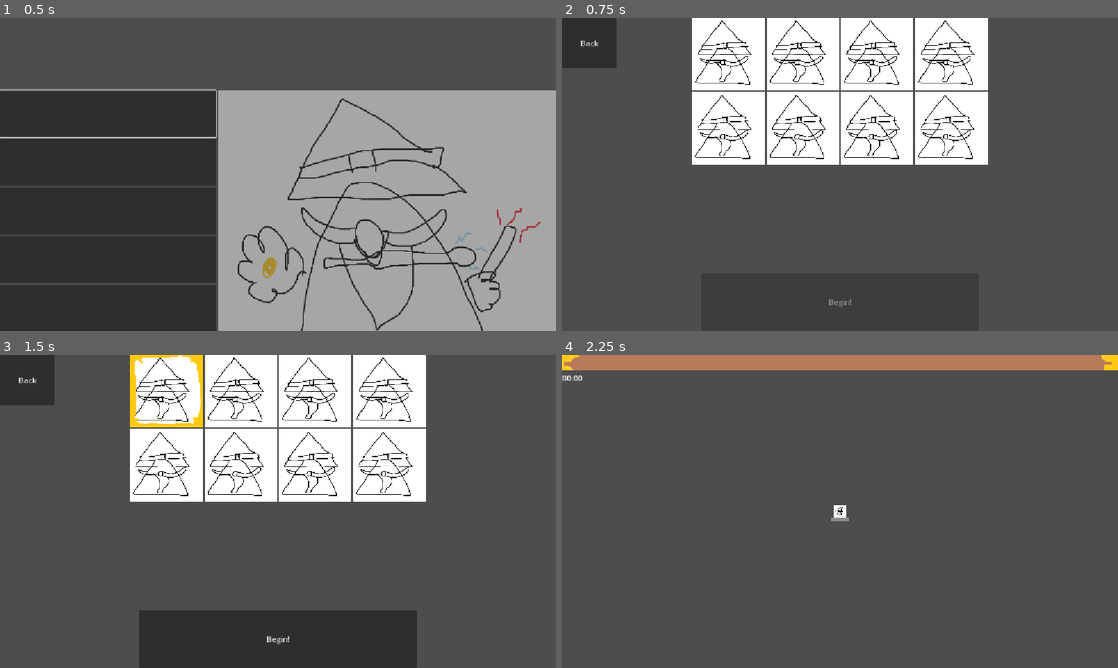
Above: before the commit, frames 1-4 (two rows, left to right).
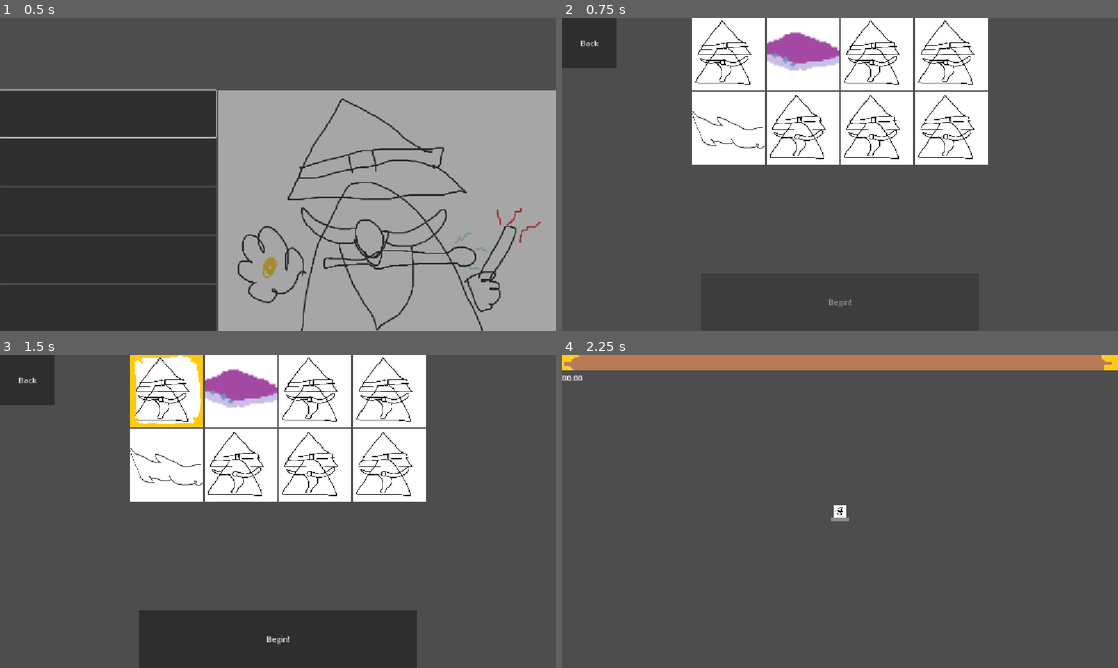
Above: after the commit, the same moments.

Repository: flowerFawn/XP-Based-Leveling
Game: Godot game, scene res://scenes/menu/main_menu.tscn
Same seed, same stepped clock (60 frames per second), same inputs: the game is played once before the commit and once after it. The engine's default icon, where the game draws it, is replaced by a stand-in: a white triangle on a blue panel in a dark square. Sound files missing from this copy of the repository are replaced by a short silence.
Inputs (mouse positions are in pixels of both pictures, inside the frame that each line leads up to):
- Up to frame 1 (0.5 s): no input
- Up to frame 2 (0.75 s): click (667, 115) at 0.5 s
- Up to frame 3 (1.5 s): click (166, 392) at 1.25 s
- Up to frame 4 (2.25 s): click "Begin!" at 2 s

Frame 1 is identical in both runs. In frame 2, 1.7% of the frame differs, in the area x 23-50%, y 0-46%; in frame 3, 1.7%; in frame 4, nothing differs.

Commit message:
added new magic item functionality
new characters also, sorta

Diff:
--- /dev/null
+++ b/resources/ability pools/standard.tres
@@ -0,0 +1,15 @@
+[gd_resource type="Resource" script_class="AbilityPool" load_steps=9 format=3 uid="uid://bpa7drmk0sban"]
+
+[ext_resource type="Script" uid="uid://i4vxs0c4oet7" path="res://scripts/resources/base resources/player_ability.gd" id="1_yyggw"]
+[ext_resource type="Script" uid="uid://cppbyt13invqd" path="res://scripts/resources/base resources/ability_pool.gd" id="2_8tfyf"]
+[ext_resource type="Resource" uid="uid://7vmgb80p33sl" path="res://resources/spell/shard_1.tres" id="2_y8ce4"]
+[ext_resource type="Resource" uid="uid://ciomfgvjduepp" path="res://resources/spell/bolt_1.tres" id="3_in45v"]
+[ext_resource type="Resource" uid="uid://dh4308dsgb1xc" path="res://resources/spell/earthquake_1.tres" id="4_mqlwa"]
+[ext_resource type="Resource" uid="uid://bb3wur6d4qxcf" path="res://resources/spell/windslash_1.tres" id="5_s4t2w"]
+[ext_resource type="Resource" uid="uid://cnpu8eq5ibo8b" path="res://resources/magic_items/crystal_collection_1.tres" id="6_8tevm"]
+[ext_resource type="Resource" uid="uid://buu4u5w3e3yf3" path="res://resources/magic_items/bnb_handbook_1.tres" id="7_ymv1d"]
+
+[resource]
+script = ExtResource("2_8tfyf")
+abilities = Array[ExtResource("1_yyggw")]([ExtResource("2_y8ce4"), ExtResource("3_in45v"), ExtResource("4_mqlwa"), ExtResource("5_s4t2w"), ExtResource("6_8tevm"), ExtResource("7_ymv1d")])
+metadata/_custom_type_script = "uid://cppbyt13invqd"
--- a/resources/characters/archmage.tres
+++ b/resources/characters/archmage.tres
@@ -10,6 +10,7 @@
 
 [resource]
 script = ExtResource("1_bsn0i")
+name = "Archmage"
 starting_ability_pool = ExtResource("4_62uj4")
 starting_spell = ExtResource("3_3fcys")
 starting_magic_item = ExtResource("2_gurd5")
--- /dev/null
+++ b/resources/characters/shard.tres
@@ -0,0 +1,16 @@
+[gd_resource type="Resource" script_class="Character" load_steps=6 format=3 uid="uid://1p35pb8pnkv7"]
+
+[ext_resource type="Texture2D" uid="uid://n0tbfppan7pj" path="res://assets/placeholders/shard.png" id="1_o8s6k"]
+[ext_resource type="Script" uid="uid://dse7vf0l5vfv0" path="res://scripts/resources/base resources/character.gd" id="1_orhn5"]
+[ext_resource type="Resource" uid="uid://bpa7drmk0sban" path="res://resources/ability pools/standard.tres" id="3_q8oqf"]
+[ext_resource type="Resource" uid="uid://cmuy48b8p10l" path="res://resources/spell/magic_revolver_1.tres" id="4_xv5lu"]
+[ext_resource type="Resource" uid="uid://7vmgb80p33sl" path="res://resources/spell/shard_1.tres" id="5_8xpge"]
+
+[resource]
+script = ExtResource("1_orhn5")
+name = "Sterling"
+starting_ability_pool = ExtResource("3_q8oqf")
+starting_spell = ExtResource("5_8xpge")
+starting_magic_item = ExtResource("4_xv5lu")
+icon = ExtResource("1_o8s6k")
+metadata/_custom_type_script = "uid://dse7vf0l5vfv0"
--- /dev/null
+++ b/resources/characters/windslash.tres
@@ -0,0 +1,15 @@
+[gd_resource type="Resource" script_class="Character" load_steps=6 format=3 uid="uid://bon0kci1aeje0"]
+
+[ext_resource type="Script" uid="uid://dse7vf0l5vfv0" path="res://scripts/resources/base resources/character.gd" id="1_jfa2w"]
+[ext_resource type="Texture2D" uid="uid://ciyc5edifs2db" path="res://assets/placeholders/windslash.png" id="1_u616n"]
+[ext_resource type="Resource" uid="uid://bpa7drmk0sban" path="res://resources/ability pools/standard.tres" id="3_idsvq"]
+[ext_resource type="Resource" uid="uid://buu4u5w3e3yf3" path="res://resources/magic_items/bnb_handbook_1.tres" id="4_ar3qq"]
+[ext_resource type="Resource" uid="uid://bb3wur6d4qxcf" path="res://resources/spell/windslash_1.tres" id="5_vg6yu"]
+
+[resource]
+script = ExtResource("1_jfa2w")
+starting_ability_pool = ExtResource("3_idsvq")
+starting_spell = ExtResource("5_vg6yu")
+starting_magic_item = ExtResource("4_ar3qq")
+icon = ExtResource("1_u616n")
+metadata/_custom_type_script = "uid://dse7vf0l5vfv0"
--- a/resources/spell/bolt_1.tres
+++ b/resources/spell/bolt_1.tres
@@ -13,6 +13,7 @@
 damage = 9.0
 projectile_speed = 40.0
 projectile_pierce = 1
+multi_projectile_delay = 0.1
 shape = SubResource("CircleShape2D_w25f6")
 texture = ExtResource("3_v0md5")
 next_upgrade = ExtResource("1_v0md5")
--- a/resources/spell/bolt_2.tres
+++ b/resources/spell/bolt_2.tres
@@ -13,6 +13,7 @@
 damage = 10.0
 projectile_speed = 40.0
 projectile_pierce = 1
+multi_projectile_delay = 0.1
 shape = SubResource("CircleShape2D_y6wjd")
 texture = ExtResource("2_tm2tl")
 level_description = "Increased damage"
--- a/resources/spell/bolt_3.tres
+++ b/resources/spell/bolt_3.tres
@@ -12,6 +12,7 @@
 damage = 10.0
 projectile_speed = 40.0
 projectile_pierce = 1
+multi_projectile_delay = 0.1
 shape = SubResource("CircleShape2D_y6wjd")
 texture = ExtResource("2_ivx7u")
 level_description = "Lower Cooldown"
--- /dev/null
+++ b/resources/spell/magic_revolver_1.tres
@@ -0,0 +1,9 @@
+[gd_resource type="Resource" script_class="MIMagicalRevolver" load_steps=3 format=3 uid="uid://cmuy48b8p10l"]
+
+[ext_resource type="Script" uid="uid://bfk2l7r80cua0" path="res://scripts/resources/inherited resources/magic items/usable/magic_revolver.gd" id="1_7wp3f"]
+[ext_resource type="Resource" uid="uid://pav17delc8ek" path="res://resources/spell/magic_revolver_2.tres" id="1_x46nu"]
+
+[resource]
+script = ExtResource("1_7wp3f")
+next_upgrade = ExtResource("1_x46nu")
+metadata/_custom_type_script = "uid://bfk2l7r80cua0"
--- /dev/null
+++ b/resources/spell/magic_revolver_2.tres
@@ -0,0 +1,10 @@
+[gd_resource type="Resource" script_class="MIMagicalRevolver" load_steps=2 format=3 uid="uid://pav17delc8ek"]
+
+[ext_resource type="Script" uid="uid://bfk2l7r80cua0" path="res://scripts/resources/inherited resources/magic items/usable/magic_revolver.gd" id="1_xkigi"]
+
+[resource]
+script = ExtResource("1_xkigi")
+extra_projectiles = 2
+level = 2
+rarity = 2
+metadata/_custom_type_script = "uid://bfk2l7r80cua0"
--- a/resources/spell/windslash_1.tres
+++ b/resources/spell/windslash_1.tres
@@ -12,7 +12,14 @@
 cooldown = 1.5
 damage = 10.0
 projectile_speed = 400.0
+projectile_count = null
+projectile_pierce = null
+multi_projectile_delay = null
 shape = SubResource("RectangleShape2D_f44ng")
 texture = ExtResource("2_b0tia")
+visual_scale = null
+level_description = null
+level = null
+rarity = null
 next_upgrade = ExtResource("1_iunwg")
 metadata/_custom_type_script = "uid://cpkamubmxnpfa"
--- a/resources/spell/windslash_2.tres
+++ b/resources/spell/windslash_2.tres
@@ -11,6 +11,8 @@
 cooldown = 1.5
 damage = 10.0
 projectile_speed = 200.0
+projectile_count = 2
+multi_projectile_delay = 0.5
 shape = SubResource("RectangleShape2D_f44ng")
 texture = ExtResource("2_4ihi7")
 level_description = "Attacks a second time"
--- a/scenes/menu/character_select.tscn
+++ b/scenes/menu/character_select.tscn
@@ -1,9 +1,11 @@
-[gd_scene load_steps=5 format=3 uid="uid://caihircp2d6qc"]
+[gd_scene load_steps=7 format=3 uid="uid://caihircp2d6qc"]
 
 [ext_resource type="Script" uid="uid://do146oyuisrlu" path="res://scripts/menu/character_select_menu.gd" id="1_0frw4"]
 [ext_resource type="Theme" uid="uid://cdjlu0ryhrw2y" path="res://resources/built-in/themes/character_select.tres" id="1_vffxf"]
 [ext_resource type="Script" uid="uid://bd3o2cswmjmgn" path="res://scripts/controls/character_select_button.gd" id="2_fts7l"]
 [ext_resource type="Resource" uid="uid://ml6ajkpkur4j" path="res://resources/characters/archmage.tres" id="2_vffxf"]
+[ext_resource type="Resource" uid="uid://1p35pb8pnkv7" path="res://resources/characters/shard.tres" id="5_0frw4"]
+[ext_resource type="Resource" uid="uid://bon0kci1aeje0" path="res://resources/characters/windslash.tres" id="6_nbeft"]
 
 [node name="CanvasLayer" type="CanvasLayer"]
 
@@ -45,7 +47,7 @@
 action_mode = 0
 expand_icon = true
 script = ExtResource("2_fts7l")
-represents_character = ExtResource("2_vffxf")
+represents_character = ExtResource("5_0frw4")
 metadata/_custom_type_script = "uid://bd3o2cswmjmgn"
 
 [node name="CharacterSelectButton3" type="Button" parent="CharacterSelect/GridContainer"]
@@ -75,7 +77,7 @@
 action_mode = 0
 expand_icon = true
 script = ExtResource("2_fts7l")
-represents_character = ExtResource("2_vffxf")
+represents_character = ExtResource("6_nbeft")
 metadata/_custom_type_script = "uid://bd3o2cswmjmgn"
 
 [node name="CharacterSelectButton6" type="Button" parent="CharacterSelect/GridContainer"]
--- a/scripts/player.gd
+++ b/scripts/player.gd
@@ -81,9 +81,11 @@
 #region ABILITIES
 ##Actually creates the spellhandler and starts the casting loop
 func start_spell(spell:Spell) -> void:
-	var new_spellhandler = SpellHandler.new(spell)
+	var new_spellhandler:SpellHandler = SpellHandler.new(spell)
+	spell.player = self
+	spell.spell_handler = new_spellhandler
+	spells[spell] = new_spellhandler
 	add_child(new_spellhandler, true)
-	spells[spell] = new_spellhandler
 
 ##Removes a spell and stops it running. mainly used for lower upgrades of spells
 func remove_spell(spell:Spell) -> void:
--- a/scripts/resources/base resources/magic_item.gd
+++ b/scripts/resources/base resources/magic_item.gd
@@ -5,7 +5,9 @@
 ##Different magic items can have different effects, generally done through different functions
 ##These should only be implemented if they are used by the magic item
 ##They should take a single value, if to be used in run_through_magic_items
+##Any functions of this kind will start with affect_
 ##affect_incoming_damage(prior_damage:float) -> float: - affects damage done to the player
 ##affect_outgoing_damage(prior_damage:float -> float: - affects damage outgoing from a spell or projectile
+##Others should be self explanatory, or be implemented as the magic item is designed
 
 @export var application_order:int = 1
--- a/scripts/resources/base resources/spell.gd
+++ b/scripts/resources/base resources/spell.gd
@@ -2,7 +2,6 @@
 class_name Spell
 ##The resource used for spells that are repeatedly cast as attacks. Contains the functions to cast the spell.
 ##These variables tend to be used differently by different spells, and not all fields will be used by all spells.
-
 
 @export_group("Effects")
 ##Time in seconds between the cast being called. if this is set to 0, it will only be cast once
@@ -11,7 +10,9 @@
 ##How quickly a projectile travels. May also be used for the length of a shapecast
 @export var projectile_speed:float
 ##How many projectiles are created, per cast
-@export var projectile_count:int = 1
+@export var projectile_count:int = 1:
+	get:
+		return SpellShop.run_through_magic_items(projectile_count, &"affect_projectile_count")
 ##How many enemies a projectile can pierce through before disappearing. If set to zero this is infinite
 @export var projectile_pierce:int = 0
 ##An option delay between the creation of multiple projectiles in the same casting, in seconds.
@@ -25,11 +26,11 @@
 @export var visual_scale:float = 1
 
 
+var spell_handler:SpellHandler
+var player:Player
 
-func cast(player:Player, spell_handler:SpellHandler) -> void:
+func cast() -> void:
 	print("A")
-
-
 #region USEFUL SPELL FUNCTIONS
 
 func get_random_angle_vector() -> Vector2:
@@ -38,7 +39,9 @@
 func get_direction_to_nearest_enemy() -> Vector2:
 	return GameInfo.player_position.direction_to(GameInfo.closest_enemy_to_player_point)
 
-
+##you need to await this function if you want to await it
+func wait_time(time:float) -> void:
+	await spell_handler.get_tree().create_timer(time).timeout
 
 
 
--- /dev/null
+++ b/scripts/resources/inherited resources/magic items/usable/magic_revolver.gd
@@ -0,0 +1,13 @@
+extends MagicItem
+class_name MIMagicalRevolver
+
+##The amount of extra projectiles created
+@export var extra_projectiles:int = 1
+
+func _init() -> void:
+	base_description = "A magical firearm, that through the ancient art of fanning the hammer,
+	increases how many projectiles you can create in a single casting of a spell"
+	ability_name = "Magical Revolver"
+
+func affect_projectile_count(previous_count:int) -> int:
+	return previous_count + extra_projectiles
--- a/scripts/resources/inherited resources/spells/s_bolt.gd
+++ b/scripts/resources/inherited resources/spells/s_bolt.gd
@@ -5,11 +5,12 @@
 	ability_name = "Bolt"
 	base_description = "Shoots a bolt"
 
-func cast(player:Player, spell_handler:SpellHandler) -> void:
+func cast() -> void:
 	if not GameInfo.projectile_holder:
 		return
 	for n in range(projectile_count):
 		shoot_bolt()
+		await wait_time(multi_projectile_delay)
 
 func shoot_bolt():
 	GameInfo.projectile_holder.add_child(PlayerProjectile.new(projectile_speed, damage, shape, get_direction_to_nearest_enemy(), texture, projectile_pierce))
--- a/scripts/resources/inherited resources/spells/s_earthquake.gd
+++ b/scripts/resources/inherited resources/spells/s_earthquake.gd
@@ -5,7 +5,7 @@
 	ability_name = "Earthquake"
 	base_description = "Creates a localised earthquake around you, damaging nearby enemies"
 
-func cast(player:Player, spell_handler:SpellHandler) -> void:
+func cast() -> void:
 	var shapecast:ShapeCast2D
 	shapecast = create_shapecast(shape)
 	player.add_child(shapecast)
--- a/scripts/resources/inherited resources/spells/s_shard.gd
+++ b/scripts/resources/inherited resources/spells/s_shard.gd
@@ -6,7 +6,7 @@
 	ability_name = "Shard"
 	base_description = "Shoots flurry of shards in all directions, randomly"
 
-func cast(player:Player, spell_handler:SpellHandler) -> void:
+func cast() -> void:
 	if not GameInfo.projectile_holder:
 		return
 	for n in range(projectile_count):
--- a/scripts/resources/inherited resources/spells/s_windslash.gd
+++ b/scripts/resources/inherited resources/spells/s_windslash.gd
@@ -5,13 +5,15 @@
 	ability_name = "Wind Slash"
 	base_description = "Create a slash of wind"
 
-func cast(player:Player, spell_handler:SpellHandler) -> void:
-	do_slash(player, spell_handler)
-	if level >= 2:
-		do_slash(player, spell_handler, true)
+func cast() -> void:
+	var flip:bool = false
+	for n in range(projectile_count):
+		do_slash(flip)
+		flip = not flip
+		await wait_time(multi_projectile_delay)
 
 
-func do_slash(player, spell_handler, other_direction:bool = false) -> void:
+func do_slash(other_direction:bool = false) -> void:
 	var flip_again:int = 1
 	var shapecast:ShapeCast2D = create_shapecast(shape)
 	if other_direction:
--- a/scripts/spell_controller.gd
+++ b/scripts/spell_controller.gd
@@ -14,4 +14,4 @@
 		start(spell.cooldown)
 
 func trigger_spell() -> void:
-	spell.cast(GameInfo.player, self)
+	spell.cast()
Not shown, added: scripts/resources/inherited resources/magic items/usable/magic_revolver.gd.uid
